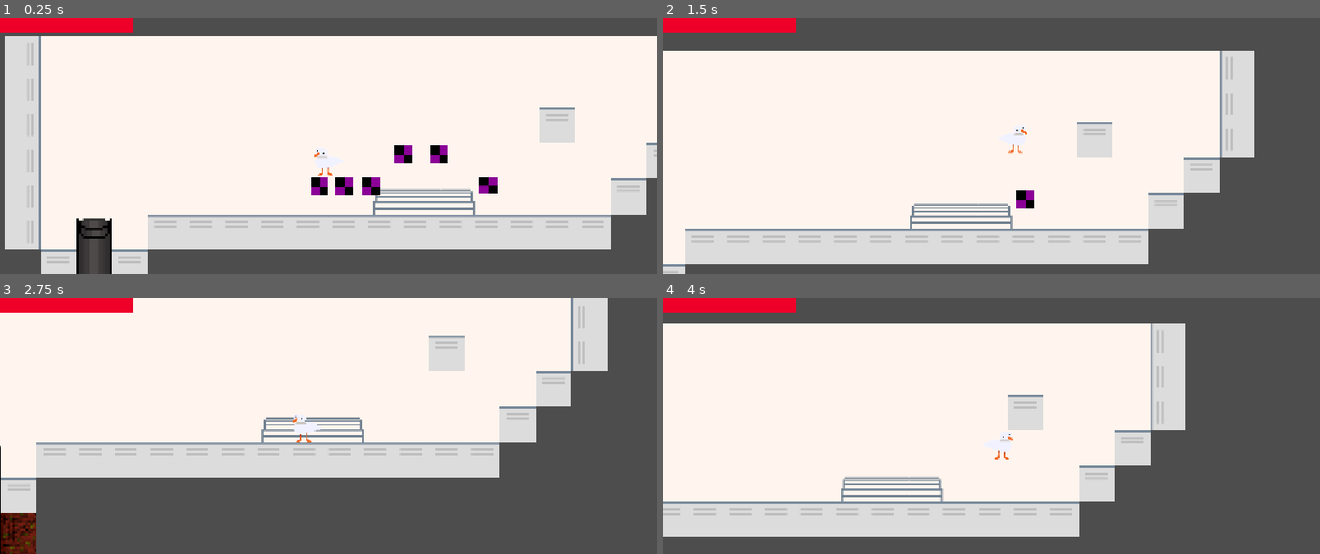
Above: before the commit, frames 1-4 (two rows, left to right).
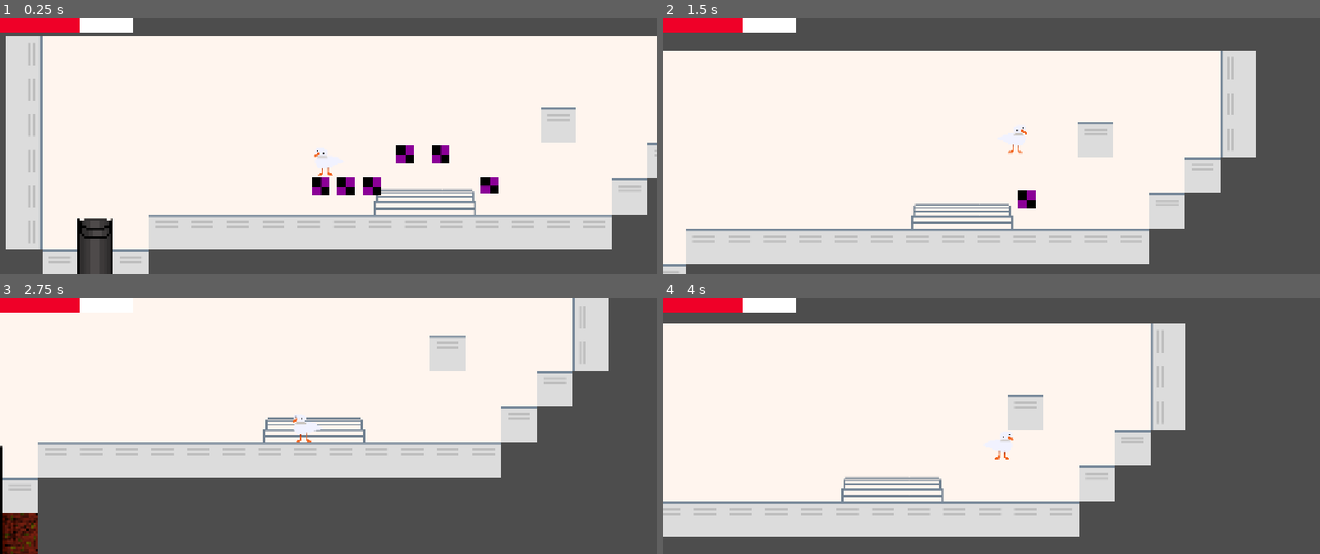
Above: after the commit, the same moments.

Repository: Mango-The-Froot/Duhk
Game: Godot game, scene res://Collab/Scenes/Duhk.tscn
Two runs of this game, one before a commit and one after it. Both use one fixed random seed, a clock stepped at 60 frames per second and the inputs below.
Inputs:
- Up to frame 1 (0.25 s): no input
- Up to frame 2 (1.5 s): hold Right (Right) from 0.53 s (still down); tap Shift (Dash) at 0.6, 1.35 s; tap Space (Jump) at 0.77, 1.07 s
- Up to frame 3 (2.75 s): tap Space (Jump) at 1.52, 1.82 s; release Right (Right) at 2.03 s; hold Left (Left) from 2.03 s (still down); tap Shift (Dash) at 2.1 s
- Up to frame 4 (4 s): release Left (Left) at 2.78 s; hold Right (Right) from 2.78 s (still down); tap Shift (Dash) at 2.85, 3.6 s; tap Space (Jump) at 3.02, 3.32, 3.77 s

The runs differ from the first frame. In frame 1, 2.0% of the frame differs, in the area x 0-100%, y 0-100%; in frame 2, 1.3%; in frame 3, 1.4%; in frame 4, 0.6%.

Commit message:
Made a rat

Diff:
--- a/Collab/Player.tscn
+++ b/Collab/Player.tscn
@@ -47,26 +47,17 @@
 [sub_resource type="RectangleShape2D" id="RectangleShape2D_alt5j"]
 size = Vector2(53, 50)
 
-[sub_resource type="WorldBoundaryShape2D" id="WorldBoundaryShape2D_6lmjr"]
+[node name="Player" type="Node2D" unique_id=232668859]
 
-[node name="Node2D" type="Node2D" unique_id=232668859]
-
-[node name="Player" type="CharacterBody2D" parent="." unique_id=1561518963]
+[node name="PlayerCharBody" type="CharacterBody2D" parent="." unique_id=1561518963]
 position = Vector2(378, 247)
 script = ExtResource("1_5jj17")
 metadata/_edit_group_ = true
 
-[node name="PlayerAnims" type="AnimatedSprite2D" parent="Player" unique_id=1909182590]
+[node name="PlayerAnims" type="AnimatedSprite2D" parent="PlayerCharBody" unique_id=1909182590]
 sprite_frames = SubResource("SpriteFrames_cgqw0")
 animation = &"DuckWalk"
 
-[node name="PlayerHitBox" type="CollisionShape2D" parent="Player" unique_id=1860647598]
+[node name="PlayerHitBox" type="CollisionShape2D" parent="PlayerCharBody" unique_id=1860647598]
 position = Vector2(0.5, 3)
 shape = SubResource("RectangleShape2D_alt5j")
-
-[node name="StaticBody2D" type="StaticBody2D" parent="." unique_id=791273198]
-position = Vector2(374, 367)
-metadata/_edit_group_ = true
-
-[node name="CollisionShape2D" type="CollisionShape2D" parent="StaticBody2D" unique_id=2127299401]
-shape = SubResource("WorldBoundaryShape2D_6lmjr")
--- a/Collab/Scenes/Duhk.tscn
+++ b/Collab/Scenes/Duhk.tscn
@@ -6,6 +6,7 @@
 [ext_resource type="Texture2D" uid="uid://dip52lrjn0f44" path="res://Collab/Assets/Sprites/Tilemaps/SewerTiles.png" id="2_0x0dq"]
 [ext_resource type="PackedScene" uid="uid://b3xgakj7ojby4" path="res://Collab/Scenes/coin____rename_later.tscn" id="3_qbkui"]
 [ext_resource type="PackedScene" uid="uid://cu3tjhig4vwvq" path="res://Collab/Scenes/HealthBar.tscn" id="4_q4mro"]
+[ext_resource type="PackedScene" uid="uid://cj2kspo4t0gh2" path="res://Collab/Scenes/rat.tscn" id="7_72pde"]
 
 [sub_resource type="TileSetAtlasSource" id="TileSetAtlasSource_q4mro"]
 texture = ExtResource("1_sjdtb")
@@ -181,7 +182,7 @@
 layer_2/tile_data = PackedInt32Array(1703938, 524289, 8, 3276802, 1, 8, 4063246, 786433, 4, 4063254, 262145, 8)
 
 [node name="Player" type="CharacterBody2D" parent="." unique_id=1561518963]
-position = Vector2(461, 255)
+position = Vector2(459, 255)
 script = ExtResource("1_6lmjr")
 metadata/_edit_group_ = true
 
@@ -241,3 +242,6 @@
 [node name="DirectionalLight2D" type="DirectionalLight2D" parent="." unique_id=1401249679]
 color = Color(1, 1, 1, 0)
 shadow_color = Color(0.48235294, 0, 0, 0)
+
+[node name="Rat" parent="." unique_id=1358586519 instance=ExtResource("7_72pde")]
+position = Vector2(553, 986)
--- a/Collab/Scenes/character_body_2d.gd
+++ b/Collab/Scenes/character_body_2d.gd
@@ -27,7 +27,7 @@
 
 func _ready():
 	health = 6
-	healthBar.init_health(health)
+	#healthBar.init_health(health)
 
 func _physics_process(delta: float) -> void:
 	if velocity.x > 0:
--- /dev/null
+++ b/Collab/Scenes/rat.tscn
@@ -0,0 +1,58 @@
+[gd_scene format=3 uid="uid://cj2kspo4t0gh2"]
+
+[ext_resource type="Script" uid="uid://dpdpxthtyns6o" path="res://rat.gd" id="1_r77tc"]
+[ext_resource type="Texture2D" uid="uid://dc4biayh0f3sg" path="res://Collab/Assets/Sprites/RAT_RUNNING.png" id="2_u7ovg"]
+
+[sub_resource type="AtlasTexture" id="AtlasTexture_uaikp"]
+atlas = ExtResource("2_u7ovg")
+region = Rect2(0, 0, 64, 64)
+
+[sub_resource type="AtlasTexture" id="AtlasTexture_tiaum"]
+atlas = ExtResource("2_u7ovg")
+region = Rect2(64, 0, 64, 64)
+
+[sub_resource type="AtlasTexture" id="AtlasTexture_5j1ng"]
+atlas = ExtResource("2_u7ovg")
+region = Rect2(128, 0, 64, 64)
+
+[sub_resource type="AtlasTexture" id="AtlasTexture_e813m"]
+atlas = ExtResource("2_u7ovg")
+region = Rect2(192, 0, 64, 64)
+
+[sub_resource type="SpriteFrames" id="SpriteFrames_cbis5"]
+animations = [{
+"frames": [{
+"duration": 0.5,
+"texture": SubResource("AtlasTexture_uaikp")
+}, {
+"duration": 0.5,
+"texture": SubResource("AtlasTexture_tiaum")
+}, {
+"duration": 0.5,
+"texture": SubResource("AtlasTexture_5j1ng")
+}, {
+"duration": 0.5,
+"texture": SubResource("AtlasTexture_e813m")
+}],
+"loop": true,
+"name": &"default",
+"speed": 5.0
+}]
+
+[sub_resource type="RectangleShape2D" id="RectangleShape2D_fv5hn"]
+size = Vector2(62, 23)
+
+[node name="Rat" type="Node2D" unique_id=1358586519]
+
+[node name="CharacterBody2D" type="CharacterBody2D" parent="." unique_id=1663872543]
+script = ExtResource("1_r77tc")
+metadata/_edit_group_ = true
+
+[node name="AnimatedSprite2D" type="AnimatedSprite2D" parent="CharacterBody2D" unique_id=1836821039]
+sprite_frames = SubResource("SpriteFrames_cbis5")
+frame = 2
+frame_progress = 0.7659791
+
+[node name="CollisionShape2D" type="CollisionShape2D" parent="CharacterBody2D" unique_id=1006462704]
+position = Vector2(0, 20.5)
+shape = SubResource("RectangleShape2D_fv5hn")
--- /dev/null
+++ b/rat.gd
@@ -0,0 +1,24 @@
+extends CharacterBody2D
+
+
+const range = 10
+const speed = 3
+var currentDist = 0
+var direction = 1
+var counter = 0
+const gravity = 20
+
+func _physics_process(delta: float) -> void:
+	counter += 1
+
+	if(currentDist < range):
+		position.x += speed * direction
+		if(counter % 20 == 0):
+			currentDist += range / speed
+	elif(currentDist >= range):
+		direction *= -1
+		currentDist = 0
+	if !is_on_floor():
+		velocity.y += gravity
+
+	move_and_slide()
Not shown, added: rat.gd.uid
